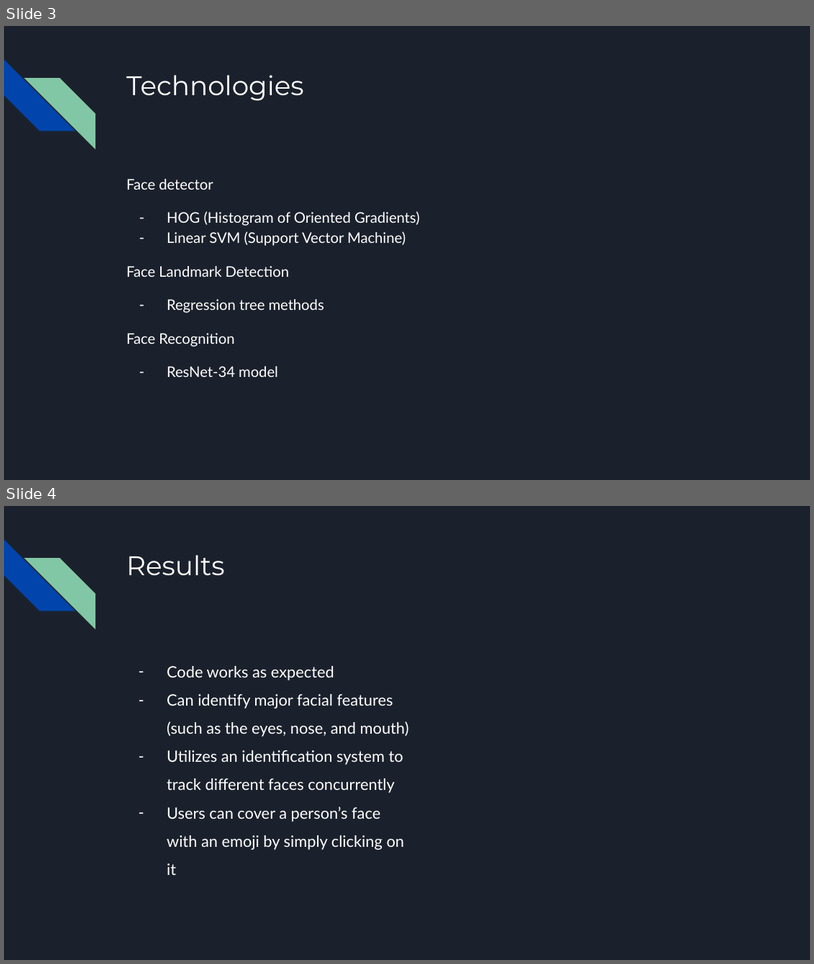
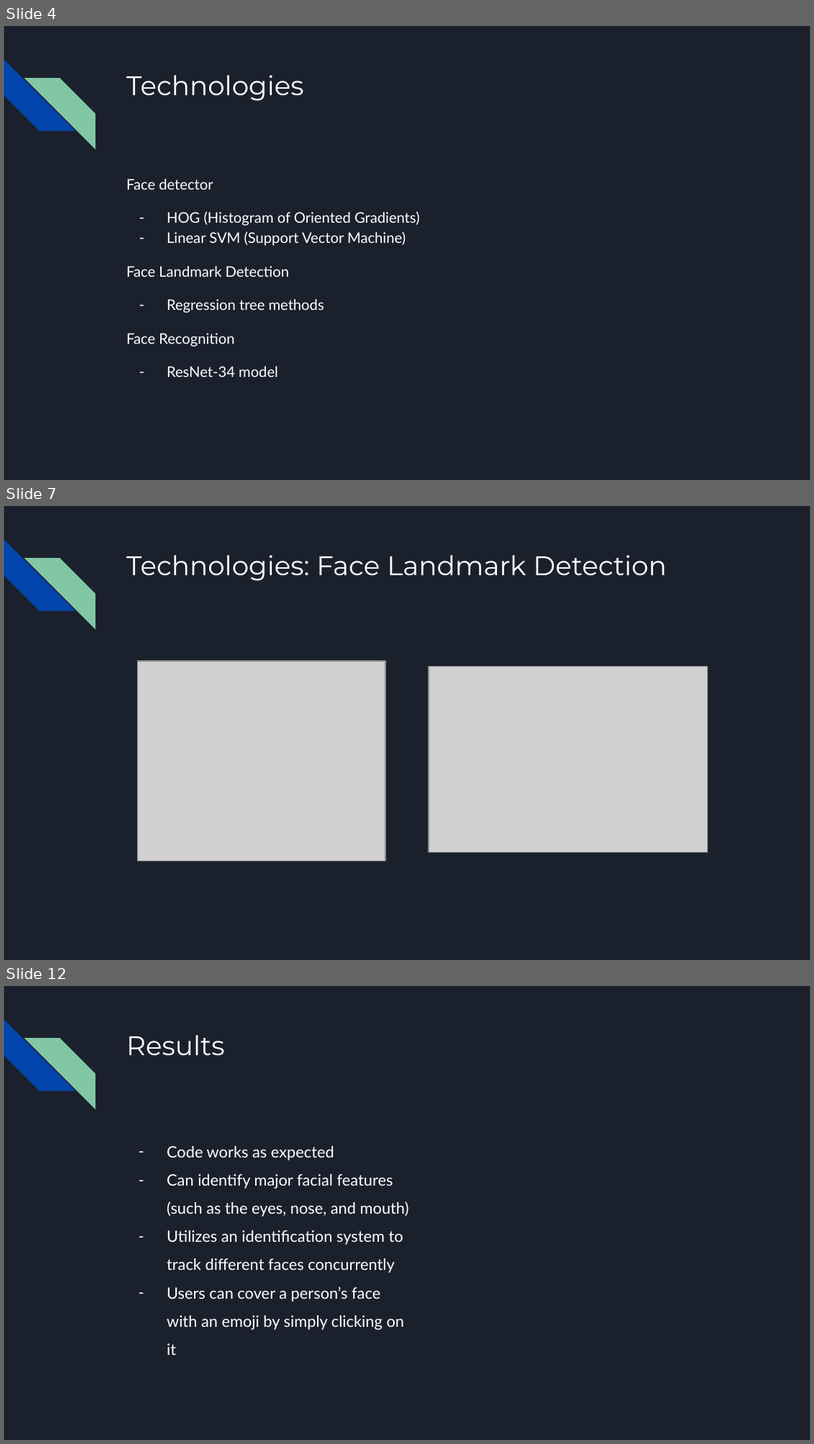
Before and after one commit to junjinyong/ISP2023, a slide deck: ISP Final Project.pptx. Shown one above the other, each under a label of ours: slides 3 and 4 before the commit, slides 4, 7 and 12 after it; the slides between them are not shown. The pictures are 814x964 and 814x1444 pixels, drawn with LibreOffice and Linux fonts; fonts in the diff are those of the drawing; grey boxes stand for pictures. Boxes give left, top, right and bottom in pixels: in the first picture for what was removed or moved away, otherwise in the second. Text is boxed around its words. In the diff, an @@ line names an element or a change of style, - is before the commit and + after.

```diff
--- a/ISP Final Project.pptx
+++ b/ISP Final Project.pptx
@@ slide 7 added at (4, 506, 810, 960), background #1B212C; not listed: 2 template elements that a slide beside it also shows @@
@@ title added at (126, 555, 666, 581), 24 pt, text #FFFFFF @@
+Technologies: Face Landmark Detection
@@ picture added at (138, 661, 386, 861) @@
@@ picture added at (429, 666, 708, 852) @@
@@ what was slide 3 is now slide 4 @@
@@ what was slide 4 is now slide 12 @@
```
Also in this commit, not shown: 1 slide changed, 7 other slides added.
